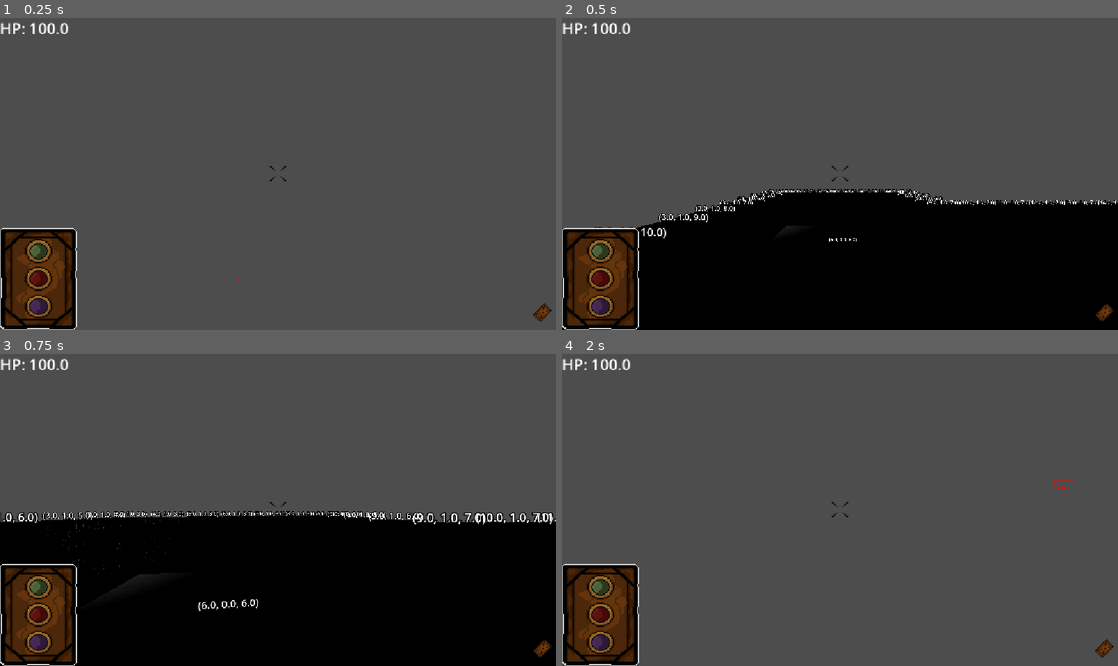
Above: before the commit, frames 1-4 (two rows, left to right).
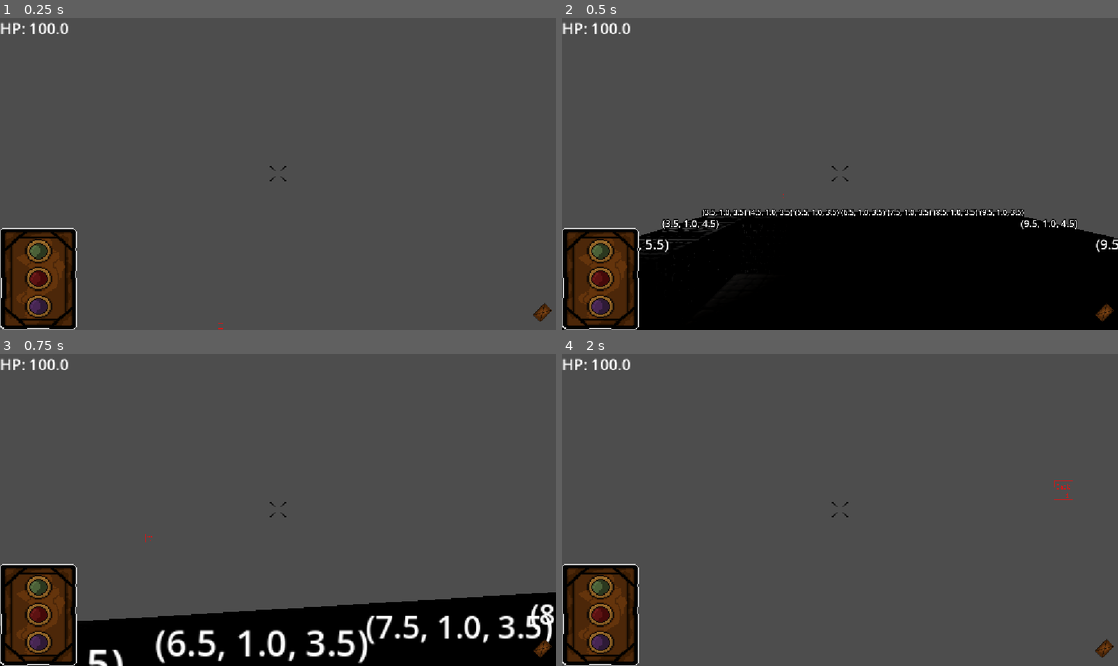
Above: after the commit, the same moments.

Repository: breitenbach128/dark-crawl
Game: Godot game, scene res://main.tscn
Two runs of this game, one before a commit and one after it. Both use one fixed random seed, a clock stepped at 60 frames per second and the inputs below. Sound files missing from this copy of the repository are replaced by a short silence.
Inputs (mouse positions are in pixels of both pictures, inside the frame that each line leads up to):
- Up to frame 1 (0.25 s): no input
- Up to frame 2 (0.5 s): no input
- Up to frame 3 (0.75 s): tap Enter at 0.5 s; move the mouse to (305, 506) at 0.52 s; hold W (move_forward) from 0.53 s (still down); hold Shift (dash) from 0.53 s (still down); click (305, 506) at 0.67 s
- Up to frame 4 (2 s): keep holding W (move_forward); tap Space (jump) at 0.77, 1.25, 1.52 s; move the mouse to (812, 510) at 1.27 s; release Shift (dash) at 1.28 s; tap N (discard_card_force) at 1.35 s

The runs differ from the first frame. In frame 1, less than 0.1% of the frame differs, in the area x 39-43%, y 83-100%; in frame 2, 5.4%; in frame 3, 30%, in the area x 0-100%, y 50-100%; in frame 4, nothing differs.

Commit message:
Working on dungeon creator script

Diff:
--- /dev/null
+++ b/World/Floors/floor_1x1.tscn
@@ -0,0 +1,29 @@
+[gd_scene format=3 uid="uid://emckrb0l4ogb"]
+
+[ext_resource type="Texture2D" uid="uid://0cjiyd3bquol" path="res://art/floor_1.png" id="1_1oe2b"]
+
+[sub_resource type="BoxMesh" id="BoxMesh_0xm2m"]
+
+[sub_resource type="StandardMaterial3D" id="StandardMaterial3D_h2yge"]
+albedo_texture = ExtResource("1_1oe2b")
+uv1_offset = Vector3(1.5, 0.5, 1.5)
+uv1_triplanar = true
+
+[sub_resource type="BoxShape3D" id="BoxShape3D_lquwl"]
+
+[node name="Floor_1x1" type="MeshInstance3D" unique_id=906401327]
+transform = Transform3D(1, 0, 0, 0, 1, 0, 0, 0, 1, 0, -0.5, 0)
+mesh = SubResource("BoxMesh_0xm2m")
+surface_material_override/0 = SubResource("StandardMaterial3D_h2yge")
+
+[node name="StaticBody3D" type="StaticBody3D" parent="." unique_id=1525983690]
+collision_layer = 7
+collision_mask = 3
+
+[node name="CollisionShape3D" type="CollisionShape3D" parent="StaticBody3D" unique_id=185023842]
+shape = SubResource("BoxShape3D_lquwl")
+
+[node name="Label3D" type="Label3D" parent="." unique_id=1690245033]
+transform = Transform3D(1, 0, 0, 0, 1, 0, 0, 0, 1, 0.1, 0.70000005, 0)
+billboard = 2
+text = "(0,0,0)"
--- a/World/MapGenerator/cell_data.gd
+++ b/World/MapGenerator/cell_data.gd
@@ -1,6 +1,6 @@
 extends Resource
 class_name CellData
 
-enum TILETYPE {EMPTY=0, TILE=1, WALL=2}
+enum TILETYPE {EMPTY=0, TILE=1, WALL=2, HALLWAY=3}
 var position: Vector2i
 var type : TILETYPE
--- a/World/MapGenerator/dungeon_generator.gd
+++ b/World/MapGenerator/dungeon_generator.gd
@@ -4,18 +4,19 @@
 
 
 @export var tile_inst : Resource
+@export var tile_1x1_inst : Resource
 @export var wall_inst : Resource
 @export var root_room_node : Node3D
 @export var player: Player
 
 var astar_grid : AStarGrid2D = AStarGrid2D.new()
-var map_area : Rect2i = Rect2i(0,0,20,20)
+var map_area : Rect2i = Rect2i(0,0,10,10)
 var map_tiles : Array = []
 var tile_size: Vector2i = Vector2i(1,1) # 1m x 1m
 var room_tile_size : Vector2i = Vector2i(5,5) #5m x 5m Room Size in tiles
-var room_max_size : Vector2 = Vector2i(3,3) #This is multiplied by the tile size to get the real tile size of the room
+var room_max_size : Vector2 = Vector2i(1,1) #This is multiplied by the tile size to get the real tile size of the room
 var room_list : Array[RoomData] = []
-var room_attempt_count : int = 10
+var room_attempt_count : int = 100
 
 func init_grid() -> void:
 	astar_grid.region = map_area
@@ -46,6 +47,7 @@
 
 func create_rooms():
 	#Create X rooms of various sizes.
+	var new_room_id = 0
 	for rc in range(0,room_attempt_count):
 
 		#Create a room of random size, no bigger than half the map
@@ -53,7 +55,7 @@
 		var new_room_size = Vector2i(Vector2i(randi_range(1,room_max_size.x),randi_range(1,room_max_size.y)))
 		room.rect = Rect2i(Vector2i(0,0),new_room_size*room_tile_size)
 		#print("Creating Room ", rc, " size: ", room.rect)
-		var check_limit : int = 50 #Kill the loop after 50 attempts
+		var check_limit : int = 150 #Kill the loop after 50 attempts
 		var position_found : bool = false
 		while check_limit > 0 && !position_found:
 			check_limit -= 1 #Safety Net
@@ -61,6 +63,8 @@
 			room.rect.position.x = randi_range(0,map_area.size.x)
 			room.rect.position.y = randi_range(0,map_area.size.y)
 			if is_room_position_valid(room):
+				room.room_id = new_room_id
+				new_room_id+=1
 				room_list.append(room)
 				position_found = true
 				print("Room position was valid: ",rc," ", room.rect)
@@ -74,24 +78,100 @@
 						#Create instance tile every [room tilesize] tiles
 						if Vector2i(rx,ry) % 5 == Vector2i(0,0):
 							print("Room Tile Create at ,", str(Vector2i(rx,ry)))
-							var tile = tile_inst.instantiate()
+							var tile : MeshInstance3D= tile_inst.instantiate()
+							var mesh_offset = tile.mesh.size/2
 							root_room_node.add_child(tile)
 							#Room is 2.5 offset to center, but wall is .5, so that reduces it to 2
-							tile.position = Vector3(cell_x*tile_size.x+2,0,cell_y*tile_size.y+2)
+							tile.position = Vector3(cell_x*tile_size.x,0,cell_y*tile_size.y)  + mesh_offset
 							tile.get_node("Label3D").text = str(tile.position)
+
+	#Pick exits on each room and connect to the closest room exit
+	#create_exits()
+	#DEBUG:
+	var path = astar_grid.get_point_path(Vector2i(0,0),Vector2i(10,10),true)
+	print("Path : ",path)
+	#print(astar_grid.get_point_data_in_region(Rect2i(0,0,10,10)))
+	#Create tiles on that path
+	for p in path:
+		#print("Point on path solid ",astar_grid.is_point_solid(Vector2i(p.x,p.y)))
+		#print(astar_grid.get_point_data_in_region(Rect2i(p.x,p.y,1,1)))
+		map_tiles[p.x][p.y].type = CellData.TILETYPE.HALLWAY
+		create_tile_mesh(tile_1x1_inst,Vector2i(p.x,p.y),"DEBUG")
+
+
+	#Make walls. ANY TILE TOUCHING A WALL (Diagonal included) make a wall
+	create_walls()
+	#DEBUG ASTAR MAP
+	var astardebug = astar_grid.get_point_data_in_region(map_area)
+	var strrow1 = ""
+	for d in astardebug:
+		var s = 0
+		if d.solid == true:
+			s = 1
+		strrow1 += str(s,",")
+		if d.id.x % map_area.size.x == 0:
+			print(strrow1)
+			strrow1 =""
+	print("          ")
+	#DEBUG MAP
 	for j in range(0,map_area.size.y):
 		var strrow = ""
 		for i in range(0,map_area.size.x):
-			strrow+= str(map_tiles[i][j].type," , ")
-		print("ROW:", strrow)
-	#Pick exits on each room and connect to the closest room exit
-
-	#Make walls. ANY TILE TOUCHING A WALL (Diagonal included) make a wall
-	create_walls()
+			strrow+= str(map_tiles[i][j].type,",")
+		print("R:", strrow)
 	#Move player to first room
 	var first_room_center : Vector2 = room_list[0].rect.get_center()
 	print("start point: ", Vector3(first_room_center.x*tile_size.x,10,first_room_center.y*tile_size.y))
 	player.position += Vector3(first_room_center.x*tile_size.x,10,first_room_center.y*tile_size.y)
+
+func create_exits():
+	var pcount=0
+	for r in room_list:
+		var edge_positions = []
+		#Get edge positions
+		for ey in range(0,r.rect.size.y):
+			for ex in range(0,r.rect.size.x):
+				if ex == 0 || ey == 0 || ex == r.rect.size.x-1 || ey == r.rect.size.y-1:
+					edge_positions.append(Vector2i(ex,ey))
+		#Pick 1 exit positions
+		for pick in range(0,randi_range(1,4)):
+			var edge_tile = r.rect.position + edge_positions.pick_random()
+			#Find closest room tile to exit position
+			var target_tile = find_closest_room_tile_by_tile(edge_tile,r)
+			print("exit tile and target tile ", edge_tile, " ", target_tile)
+			#match side to side, so right side goes to left side, etc.
+			#pick random from both sides.
+			if target_tile:
+				#Get a path between the two
+				var path= astar_grid.get_point_path(edge_tile,target_tile,false)
+				print("Path : ",path)
+				#Create tiles on that path
+				pcount+=1
+				for p in path:
+					map_tiles[p.x][p.y].type = CellData.TILETYPE.HALLWAY
+					create_tile_mesh(tile_1x1_inst,Vector2i(p.x,p.y),str(pcount))
+
+func create_tile_mesh(res, position, text):
+	var tile : MeshInstance3D= res.instantiate()
+	var mesh_offset = tile.mesh.size/2
+	root_room_node.add_child(tile)
+	#Room is 2.5 offset to center, but wall is .5, so that reduces it to 2
+	tile.position = Vector3(position.x*tile_size.x,0,position.y*tile_size.y)  + mesh_offset
+	tile.get_node("Label3D").text = str(text)
+
+func find_closest_room_tile_by_tile(src_tile : Vector2i, src_room: RoomData):
+	#Search from a tile for the room with the closest tile
+	var dis = INF
+	var close_tile
+	for r in room_list.filter(func(r): return r.room_id != src_room.room_id):
+		for ey in range(0,r.rect.size.y):
+			for ex in range(0,r.rect.size.x):
+				var rm_tile = Vector2(r.rect.position.x+ex,r.rect.position.y+ey)
+				var new_dis = src_tile.distance_to(rm_tile)
+				if new_dis < dis:
+					dis = new_dis
+					close_tile = rm_tile
+	return close_tile
 
 func create_walls():
 	for j in range(0,map_area.size.y):
@@ -103,12 +183,15 @@
 				for dir : Vector2 in directions:
 					var dir_point : Vector2 = dir+Vector2(i,j)
 					if map_area.has_point(dir_point):
-						if map_tiles[dir_point.x][dir_point.y].type == CellData.TILETYPE.TILE:
+						if map_tiles[dir_point.x][dir_point.y].type == CellData.TILETYPE.TILE || map_tiles[dir_point.x][dir_point.y].type == CellData.TILETYPE.HALLWAY:
 							make_wall = true
 				if make_wall:
+					map_tiles[i][j].type = CellData.TILETYPE.WALL
+					set_cell(map_tiles[i][j])
 					var new_wall : Wall = wall_inst.instantiate()
+					var mesh_offset = new_wall.mesh.size/2
 					root_room_node.add_child(new_wall)
-					new_wall.position = Vector3(i*tile_size.x,1,j*tile_size.y)
+					new_wall.position = Vector3(i*tile_size.x,0,j*tile_size.y) + mesh_offset
 					new_wall.get_node("Label3D").text = str(new_wall.position)
 
 func is_room_position_valid(room : RoomData):
@@ -119,7 +202,7 @@
 		#Within Bounds of map
 		for r in room_list:
 			#Ensure it does not intersect another room. It can touch
-			if room.rect.intersects(r.rect):
+			if room.rect.grow(2).intersects(r.rect.grow(2)):
 				return false
 		return true
 	return false
--- a/main.tscn
+++ b/main.tscn
@@ -6,6 +6,7 @@
 [ext_resource type="PackedScene" uid="uid://cgstlgm26l3is" path="res://World/Floors/floor_5x5.tscn" id="5_7mycd"]
 [ext_resource type="Script" uid="uid://2k23cc4nm7u4" path="res://Zones/KillZone.gd" id="5_lquwl"]
 [ext_resource type="Script" uid="uid://cbsufhsn140b2" path="res://World/MapGenerator/dungeon_generator.gd" id="7_272bh"]
+[ext_resource type="PackedScene" uid="uid://emckrb0l4ogb" path="res://World/Floors/floor_1x1.tscn" id="7_kek77"]
 [ext_resource type="PackedScene" uid="uid://bfa5o3hiytvfv" path="res://Effects/TestFrame.tscn" id="9_kek77"]
 
 [sub_resource type="BoxShape3D" id="BoxShape3D_1bvp3"]
@@ -57,6 +58,7 @@
 [node name="DungeonGenerator" type="Node" parent="." unique_id=1871517425 node_paths=PackedStringArray("root_room_node", "player")]
 script = ExtResource("7_272bh")
 tile_inst = ExtResource("5_7mycd")
+tile_1x1_inst = ExtResource("7_kek77")
 wall_inst = ExtResource("2_h2yge")
 root_room_node = NodePath("../Rooms")
 player = NodePath("../Player")
